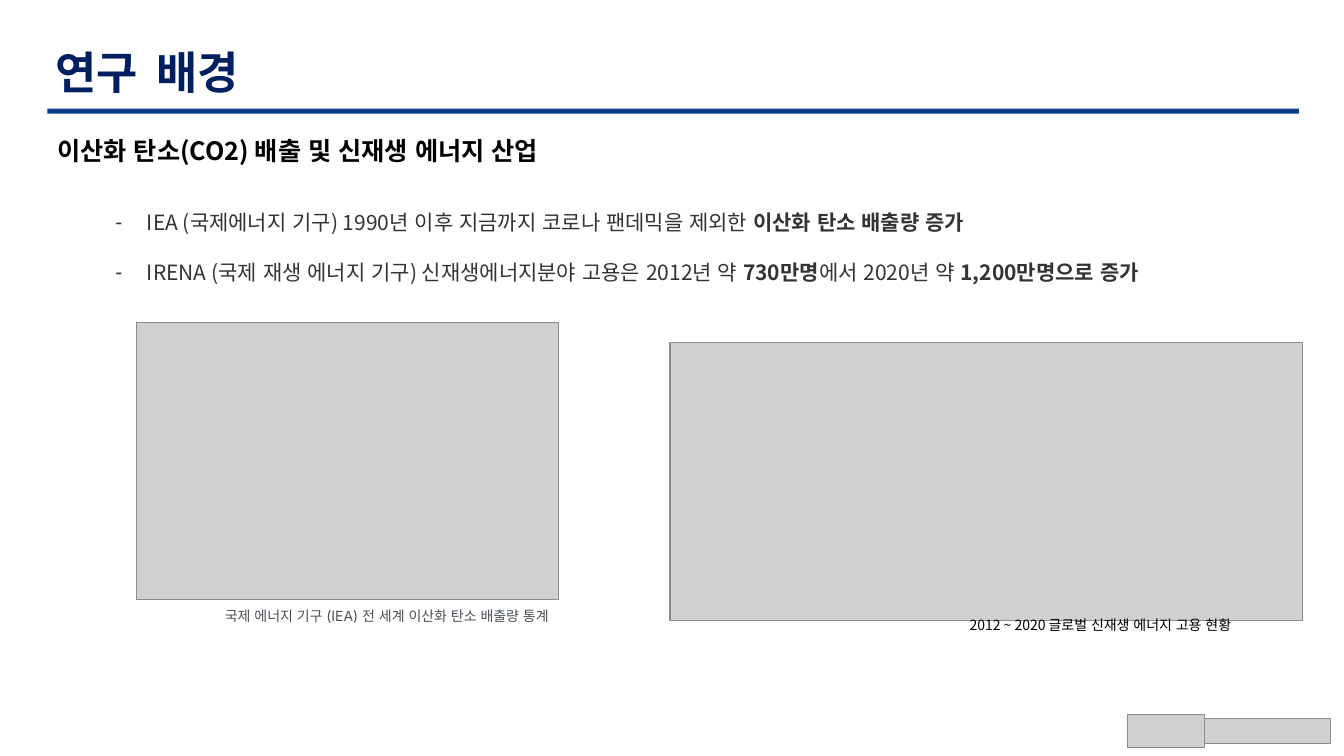
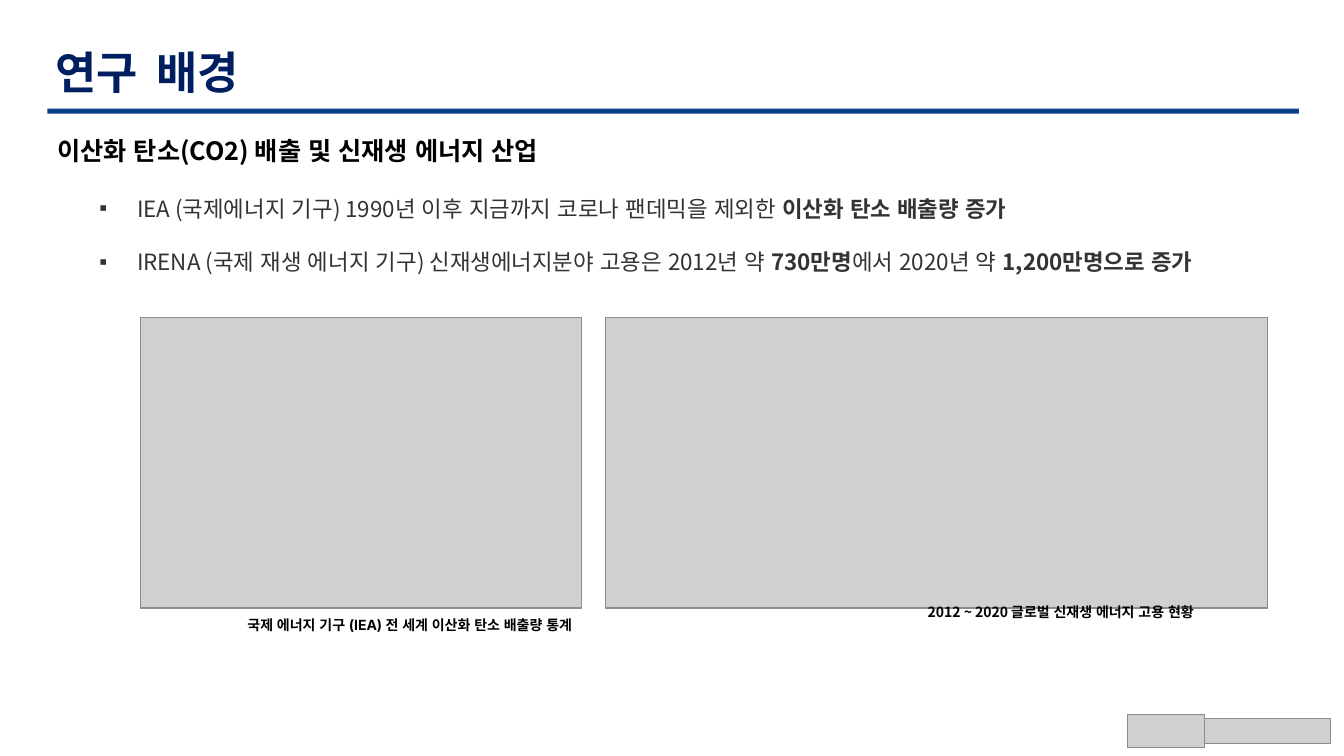
Before and after one commit to TaegyuHan/Solar_radiation_prediction_model, a slide deck: slide 4 of KICS_PT/[KICS] 동향 poster.pptx. Drawn at 1344x756 pixels with LibreOffice and Linux fonts; fonts in the diff are those of the drawing; grey boxes stand for pictures. Boxes give left, top, right and bottom in pixels: in the first picture for what was removed or moved away, otherwise in the second. Text is boxed around its words. In the diff, an @@ line names an element or a change of style, - is before the commit and + after.

```diff
--- a/KICS_PT/[KICS] 동향 poster.pptx
+++ b/KICS_PT/[KICS] 동향 poster.pptx
@@ text "IEA (국제에너지 기구) 1990년 이후 ...": place and size @@
-text "IEA (국제에너지 기구) 1990년 이후 ..." at box(147, 212, 1139, 284)
+text "IEA (국제에너지 기구) 1990년 이후 ..." at box(137, 198, 1192, 275)
@@ text "IEA (국제에너지 기구) 1990년 이후 ..." at box(137, 198, 1192, 275): size 15 to 16 pt; bullet - to ▪ @@
@@ picture: place and size @@
-picture at box(137, 323, 559, 601)
+picture at box(140, 318, 582, 608)
@@ picture: place and size @@
-picture at box(670, 343, 1303, 621)
+picture at box(606, 318, 1267, 608)
@@ text "2012 ~ 2020 글로벌 신재생 ...": place and size @@
-text "2012 ~ 2020 글로벌 신재생 ..." at box(970, 618, 1231, 634)
+text "2012 ~ 2020 글로벌 신재생 ..." at box(928, 605, 1194, 621)
@@ text "2012 ~ 2020 글로벌 신재생 ..." at box(928, 605, 1194, 621): bold on @@
@@ text "국제 에너지 기구 (IEA) 전 ...": place and size @@
-text "국제 에너지 기구 (IEA) 전 ..." at box(225, 609, 549, 623)
+text "국제 에너지 기구 (IEA) 전 ..." at box(247, 616, 572, 634)
@@ text "국제 에너지 기구 (IEA) 전 ..." at box(247, 616, 572, 634): text colour #495057 to #000000, bold on @@
```
Also in this commit, not shown: 14 other slides changed, 1 slide added, 1 other file.
